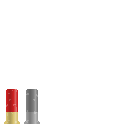
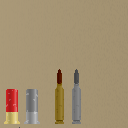
Layers edited between the first and the second 128px x 128px image:
added group "Rifle" with 13 layers above "Shotgun" over [41, 26, 81, 128]
added group "Shell 2" with 4 layers in group "Rifle" over [72, 69, 81, 124]
added layer "Stuff" (1st of 2, in "Rifle" › "Shell 2") (10%) in group "Shell 2" over [73, 83, 81, 123]
added layer "Tip" (1st of 2, in "Rifle" › "Shell 2") in group "Shell 2" over [74, 69, 79, 85]
added layer "Shell" (1st of 2, in "Rifle" › "Shell 2") in group "Shell 2" over [72, 83, 81, 124]
added group "Shell 1" (1st of 2, in "Rifle") with 4 layers in group "Rifle" over [55, 69, 64, 124]
added layer "Stuff" (2nd of 2, in "Rifle" › "Shell 1") (10%) in group "Shell 1" over [56, 83, 64, 123]
added layer "Tip" (2nd of 2, in "Rifle" › "Shell 1") in group "Shell 1" over [57, 69, 62, 84]
added layer "Shell" (2nd of 2, in "Rifle" › "Shell 1") in group "Shell 1" over [55, 83, 64, 124]
added group "Shotgun" with 14 layers above "Layer 2" over [4, 89, 40, 124]
moved "Shell 1 copy" into group "Shotgun" over [24, 89, 40, 122]
moved "Shell 1" (2nd of 2, in "Shotgun") into group "Shotgun" over [4, 89, 20, 122]
renamed "Layer 1" to "Layer 2", showed it, painted on it over [0, 0, 128, 128]
